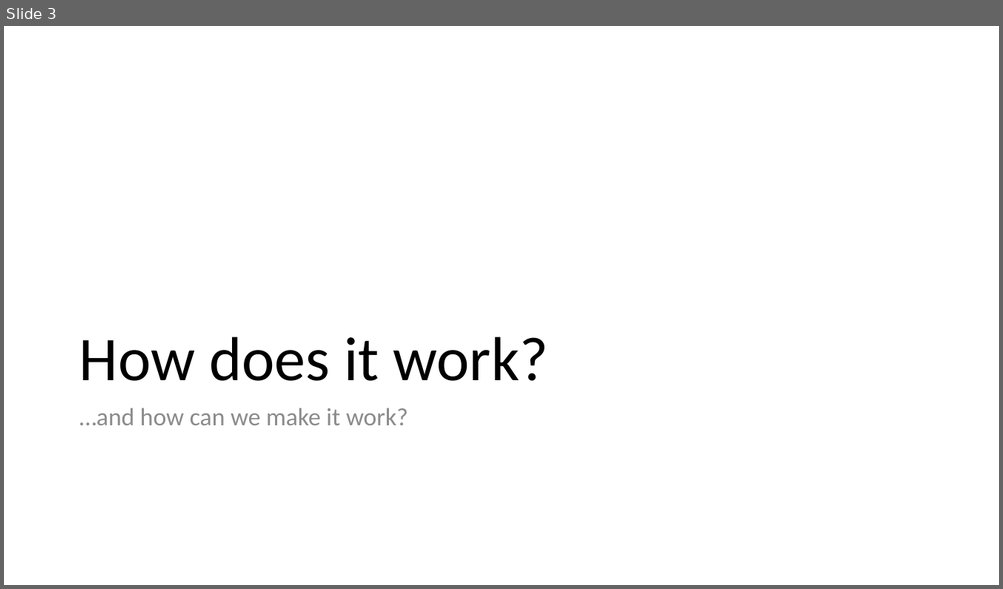
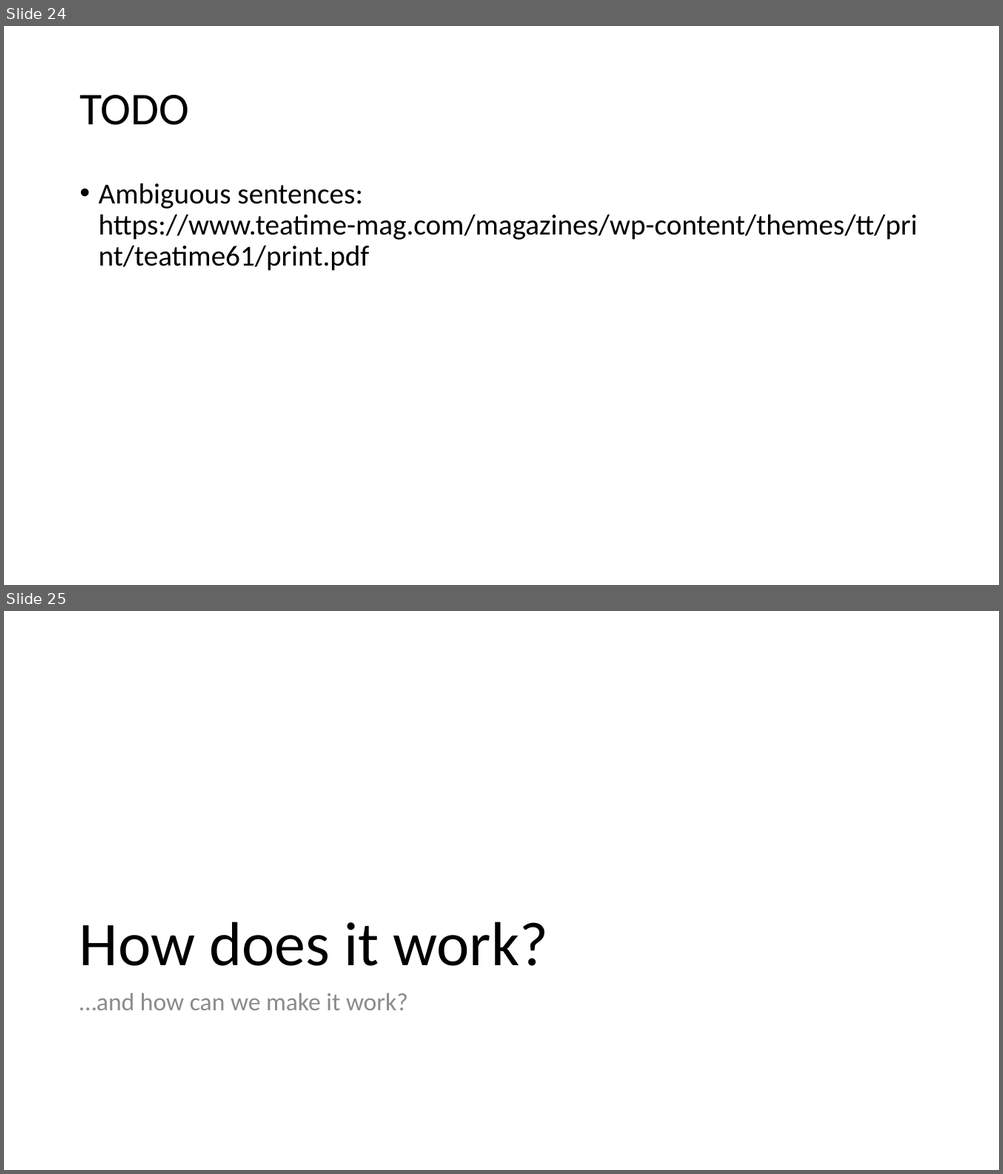
Before and after one commit to cchen23/AI4ALL_NLP, a slide deck: splash_slides.pptx. Shown one above the other, each under a label of ours: slide 3 before the commit, slides 24 and 25 after it. The pictures are 1003x589 and 1003x1174 pixels, drawn with LibreOffice and Linux fonts; fonts in the diff are those of the drawing. Boxes give left, top, right and bottom in pixels: in the first picture for what was removed or moved away, otherwise in the second. Text is boxed around its words. In the diff, an @@ line names an element or a change of style, - is before the commit and + after.

```diff
--- a/splash_slides.pptx
+++ b/splash_slides.pptx
@@ slide 24 added at box(4, 26, 999, 585), background #FFFFFF @@
@@ title added at box(79, 95, 189, 125), 44 pt, text #000000 @@
+TODO
@@ text added at box(99, 183, 917, 271), 28 pt, text #000000 @@
+• Ambiguous sentences: https://www.teatime-mag.com/magazines/wp-content/themes/tt/print/teatime61/print.pdf
@@ what was slide 3 is now slide 25 @@
```
Also in this commit, not shown: 22 other slides added.
